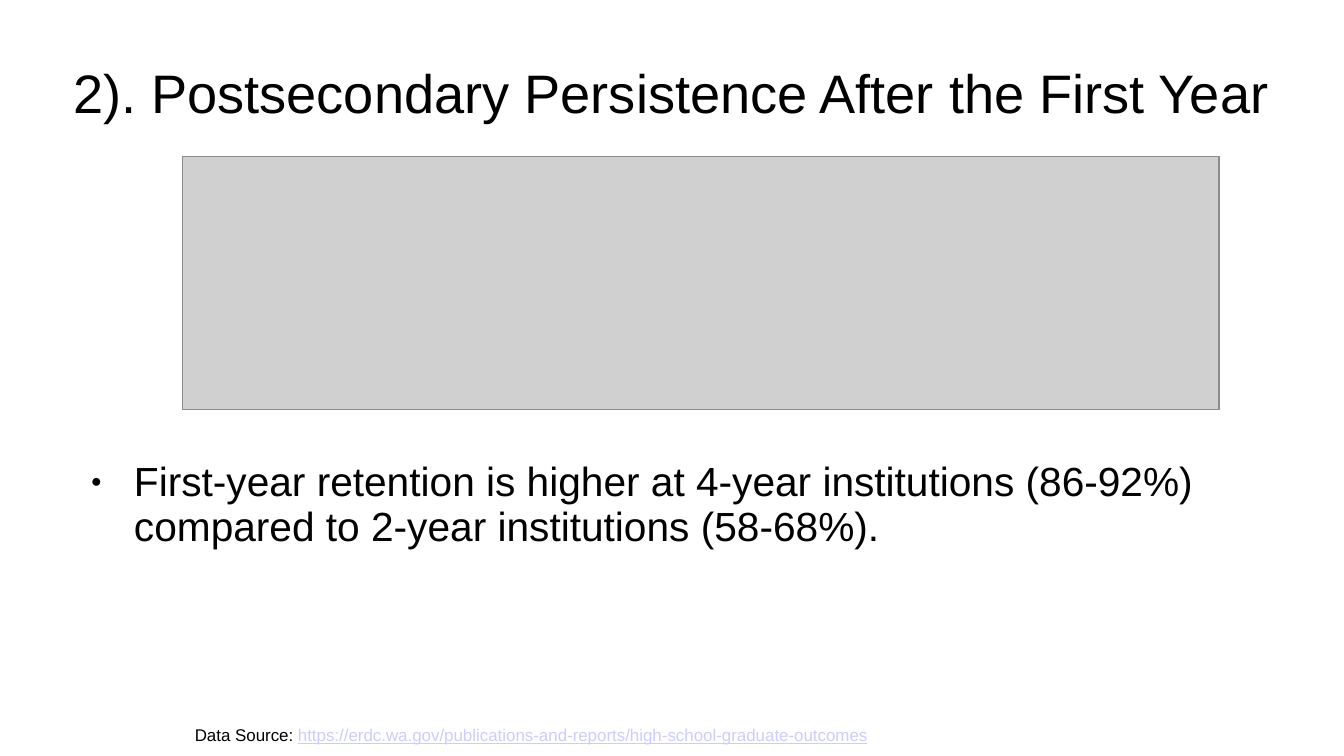
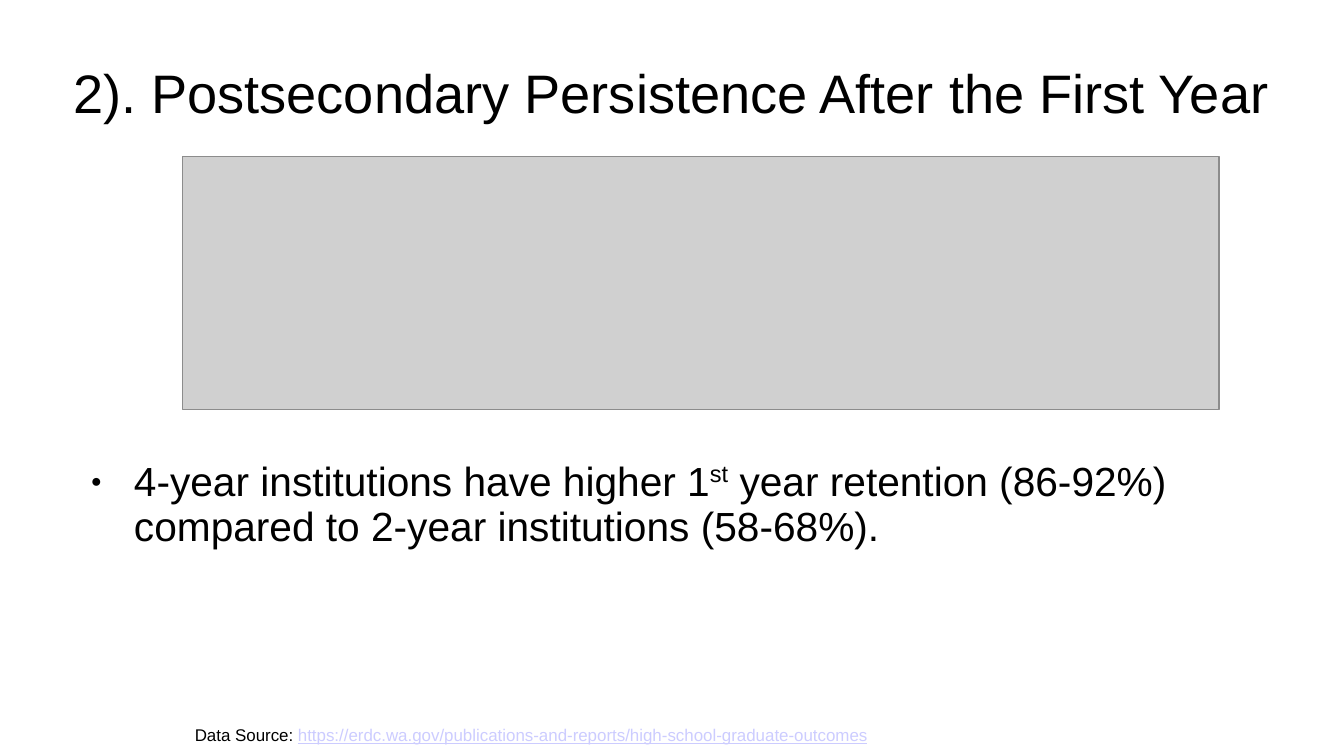
Before and after one commit to sdf5y/OSU_Project, a slide deck: slide 4 of V2/Task_1_Presentation.ppt. Drawn at 1344x756 pixels with LibreOffice and Linux fonts; fonts in the diff are those of the drawing; grey boxes stand for pictures. Boxes give left, top, right and bottom in pixels: in the first picture for what was removed or moved away, otherwise in the second. Text is boxed around its words. In the diff, an @@ line names an element or a change of style, - is before the commit and + after.

```diff
--- a/V2/Task_1_Presentation.ppt
+++ b/V2/Task_1_Presentation.ppt
@@ text at (134,466,1166,549): text changed @@
-● First-year retention is higher at 4-year institutions (86-92%) compared to 2-year institutions (58-68%).
+● 4-year institutions have higher 1st year retention (86-92%) compared to 2-year institutions (58-68%).
```
Also in this commit, not shown: 5 other slides changed, 1 other file.
